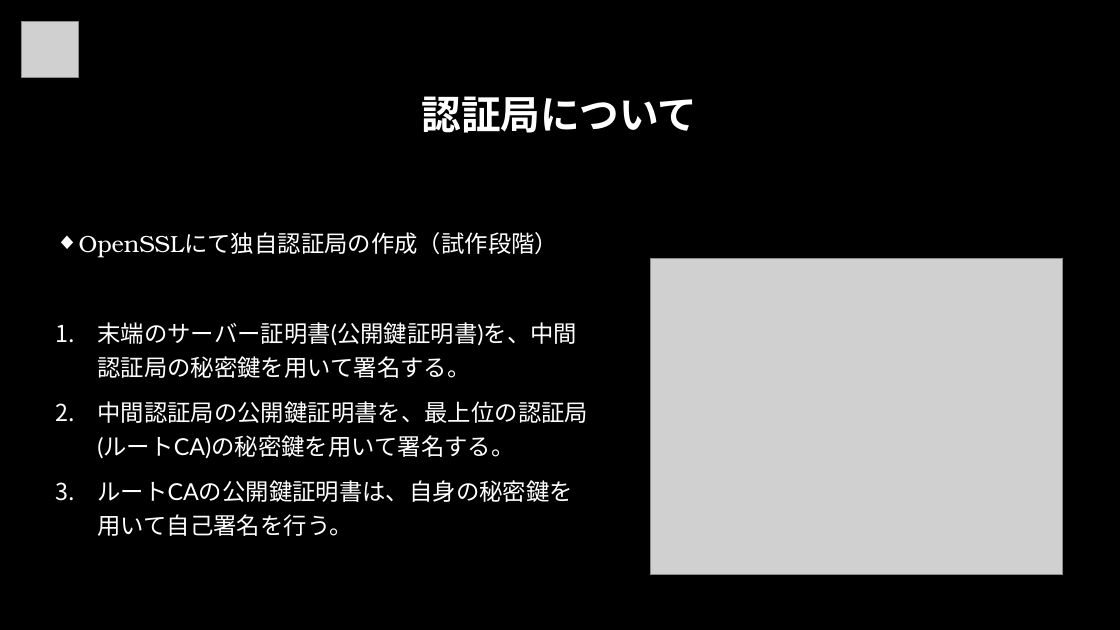
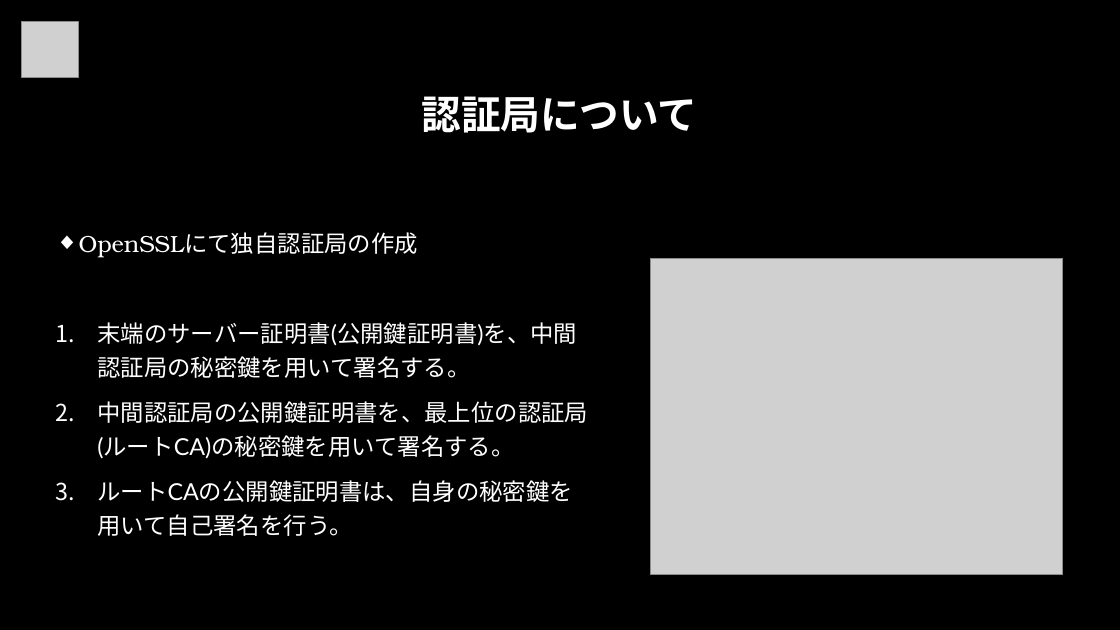
Before and after one commit to rikiyqhks/BlockCertify, a slide deck: slide 6 of documents/Block Certify.pptx. Drawn at 1120x630 pixels with LibreOffice and Linux fonts; fonts in the diff are those of the drawing; grey boxes stand for pictures; background and template pictures are left out. Boxes give left, top, right and bottom in pixels: in the first picture for what was removed or moved away, otherwise in the second. Text is boxed around its words. In the diff, an @@ line names an element or a change of style, - is before the commit and + after.

```diff
--- a/documents/Block Certify.pptx
+++ b/documents/Block Certify.pptx
@@ text at (79, 232, 418, 257): text changed @@
-◆ OpenSSLにて独自認証局の作成（試作段階）
+◆ OpenSSLにて独自認証局の作成
```
Also in this commit, not shown: 1 other slide changed, 31 other files.
